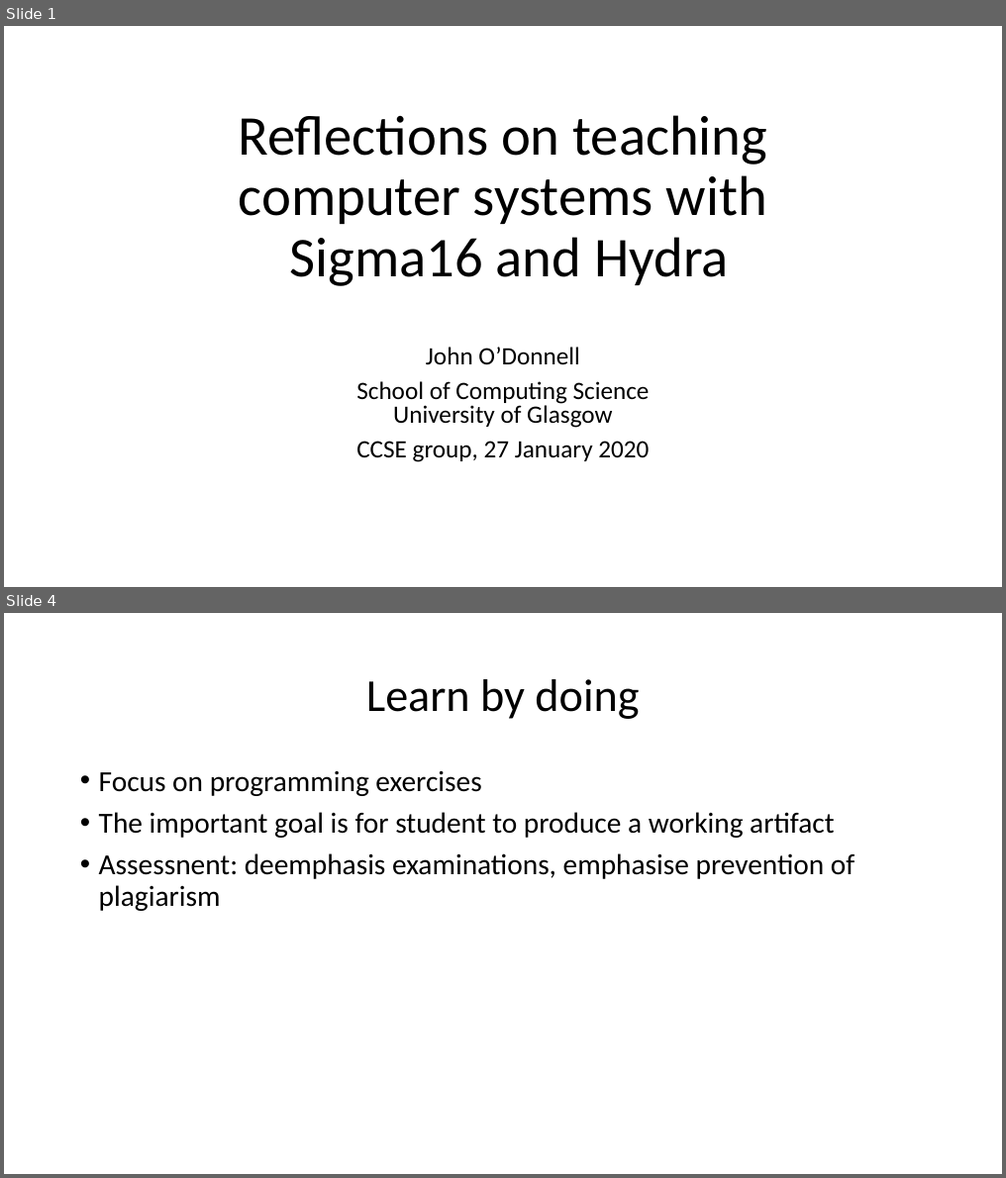
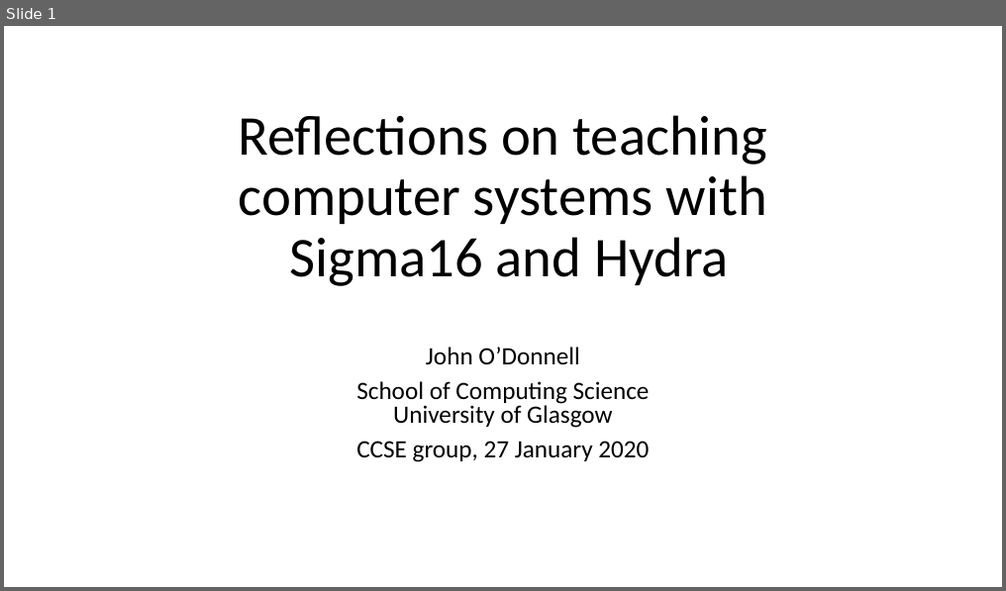
Before and after one commit to jtod/jtod.github.io, a slide deck: home/Sigma16/dev/docs/papers/Computer systems with Sigma16 and Hydra.pptx. Shown one above the other, each under a label of ours: slides 1 and 4 before the commit, slide 1 after it; the slides between them are not shown. The pictures are 1006x1178 and 1006x591 pixels, drawn with LibreOffice and Linux fonts; fonts in the diff are those of the drawing. Boxes give left, top, right and bottom in pixels: in the first picture for what was removed or moved away, otherwise in the second. Text is boxed around its words. In the diff, an @@ line names an element or a change of style, - is before the commit and + after.

```diff
--- a/home/Sigma16/dev/docs/papers/Computer systems with Sigma16 and Hydra.pptx
+++ b/home/Sigma16/dev/docs/papers/Computer systems with Sigma16 and Hydra.pptx
@@ slide 4 removed at (4, 613, 1002, 1174), background #FFFFFF @@
@@ title removed at (366, 679, 639, 719) @@
-Learn by doing
@@ text removed at (99, 770, 854, 911) @@
-• Focus on programming exercises
-• The important goal is for student to produce a working artifact
-• Assessnent: deemphasis examinations, emphasise prevention of plagiarism
```
Also in this commit, not shown: 3 slides changed, 25 slides added, 11 other files.
